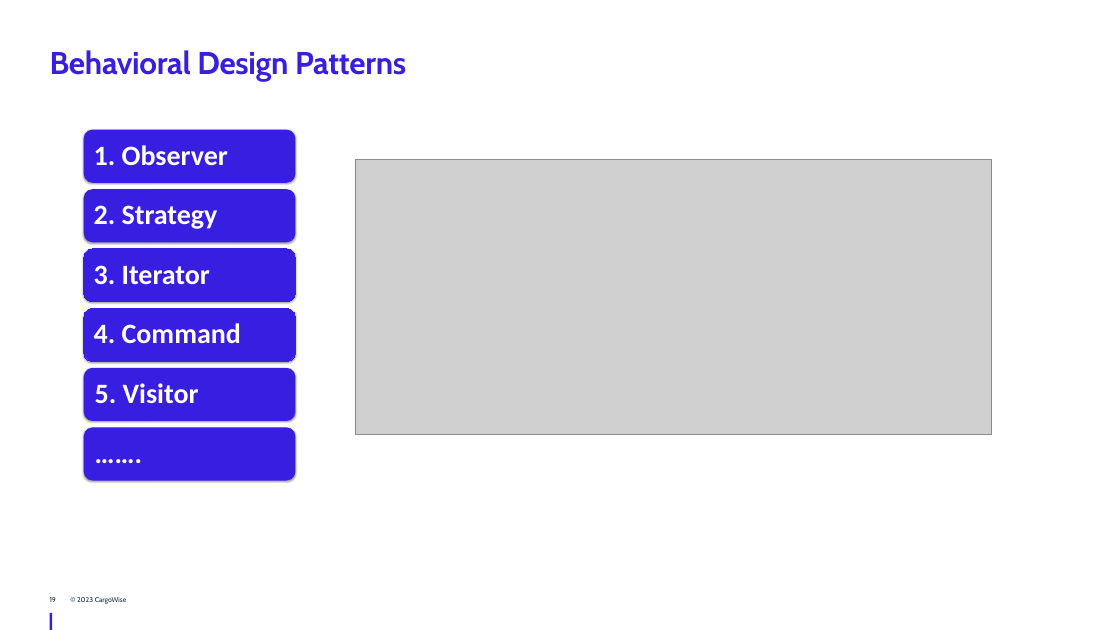
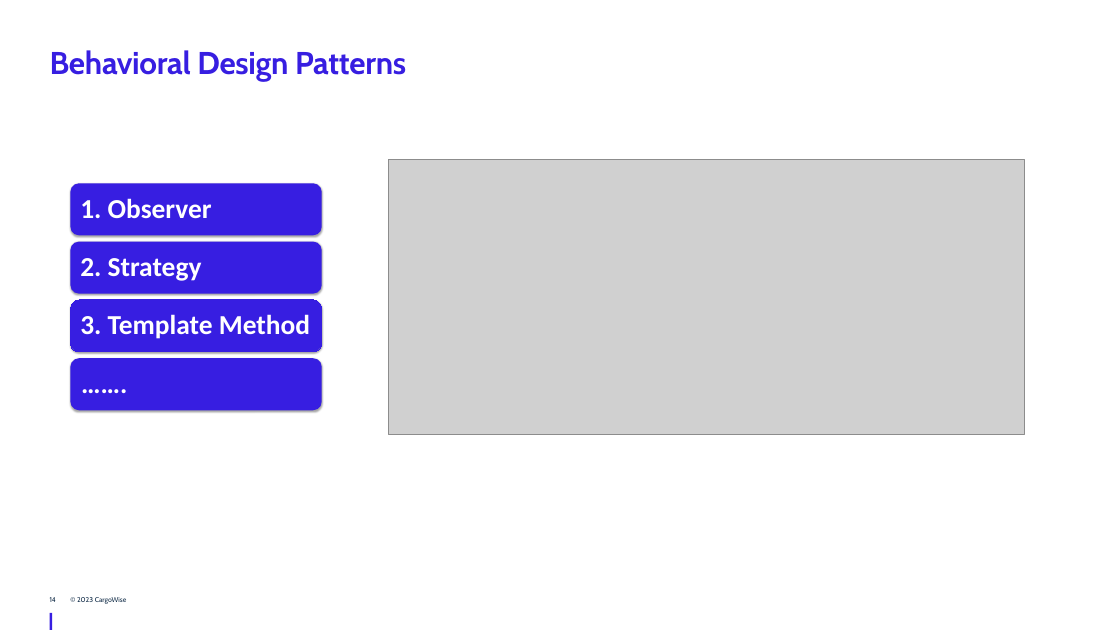
Before and after one commit to JingwenLi/DesignPatterns, a slide deck: slide 14 of DesignPatterns/Behavioral Design Patterns/Behavioral Design Patterns - WTG.pptx (slide 19 before the commit). Drawn at 1120x630 pixels with LibreOffice and Linux fonts; fonts in the diff are those of the drawing; grey boxes stand for pictures; background and template pictures are left out. Boxes give left, top, right and bottom in pixels: in the first picture for what was removed or moved away, otherwise in the second. Text is boxed around its words. In the diff, an @@ line names an element or a change of style, - is before the commit and + after.

```diff
--- a/DesignPatterns/Behavioral Design Patterns/Behavioral Design Patterns - WTG.pptx
+++ b/DesignPatterns/Behavioral Design Patterns/Behavioral Design Patterns - WTG.pptx
@@ picture: place and size @@
-picture at <box>355,160,991,434</box>
+picture at <box>388,160,1024,434</box>
@@ rounded rectangle: place and size @@
-rounded rectangle at <box>84,189,295,242</box>
+rounded rectangle at <box>71,183,322,235</box>
@@ text "1. Observer": place and size @@
-text "1. Observer" at <box>94,145,228,166</box>
+text "1. Observer" at <box>80,198,212,218</box>
@@ rounded rectangle: place and size @@
-rounded rectangle at <box>84,249,295,302</box>
+rounded rectangle at <box>71,241,322,294</box>
@@ rounded rectangle at <box>71,241,322,294</box>: outline #371EE1 0.75 pt to none @@
@@ text "2. Strategy": place and size @@
-text "2. Strategy" at <box>94,205,218,229</box>
+text "2. Strategy" at <box>80,258,202,281</box>
@@ rounded rectangle: place and size @@
-rounded rectangle at <box>84,308,295,362</box>
+rounded rectangle at <box>71,300,322,352</box>
@@ text at <box>80,314,310,339</box>: text changed; size 48 to 47 pt @@
-3. Iterator
+3. Template Method
@@ rounded rectangle: place and size @@
-rounded rectangle at <box>84,368,295,421</box>
+rounded rectangle at <box>71,358,322,410</box>
@@ size 48 to 47 pt in 3 elements at <box>80,258,202,281</box>, <box>80,198,212,218</box>, <box>73,361,319,408</box> @@
@@ text "…….": place and size @@
-text "……." at <box>87,430,293,478</box>
+text "……." at <box>73,361,319,408</box>
@@ group removed at <box>84,130,295,481</box>: 2 rounded rectangles, 2 texts @@
-4. Command
-5. Visitor
```
Also in this commit, not shown: 1 other slide changed, 5 slides removed, 5 other files.
